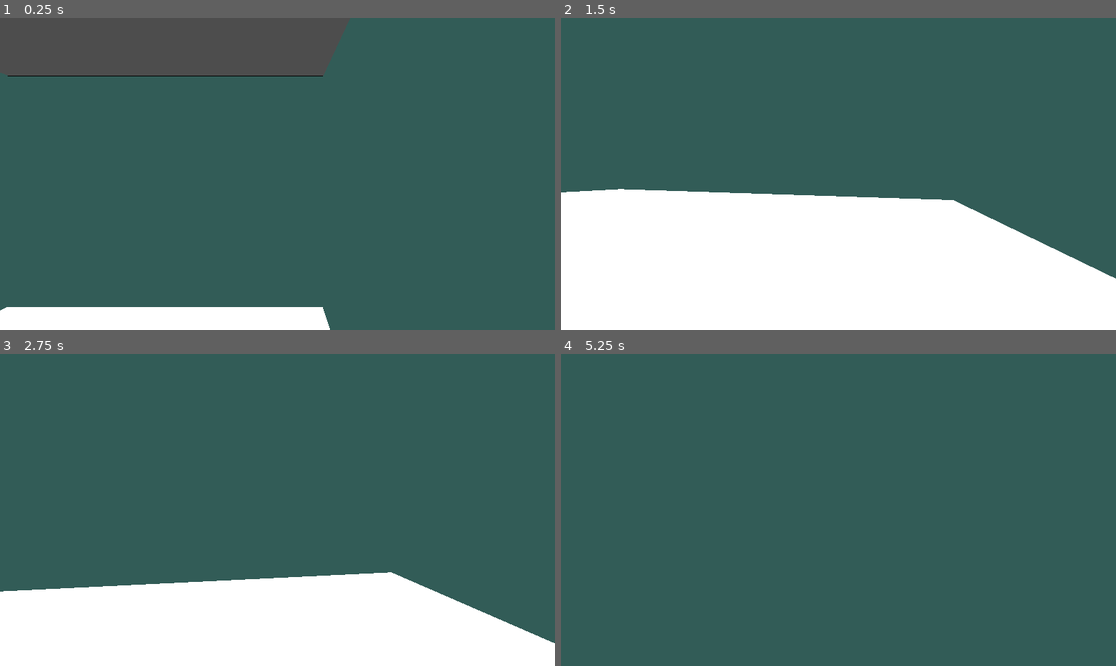
Above: before the commit, frames 1-4 (two rows, left to right).
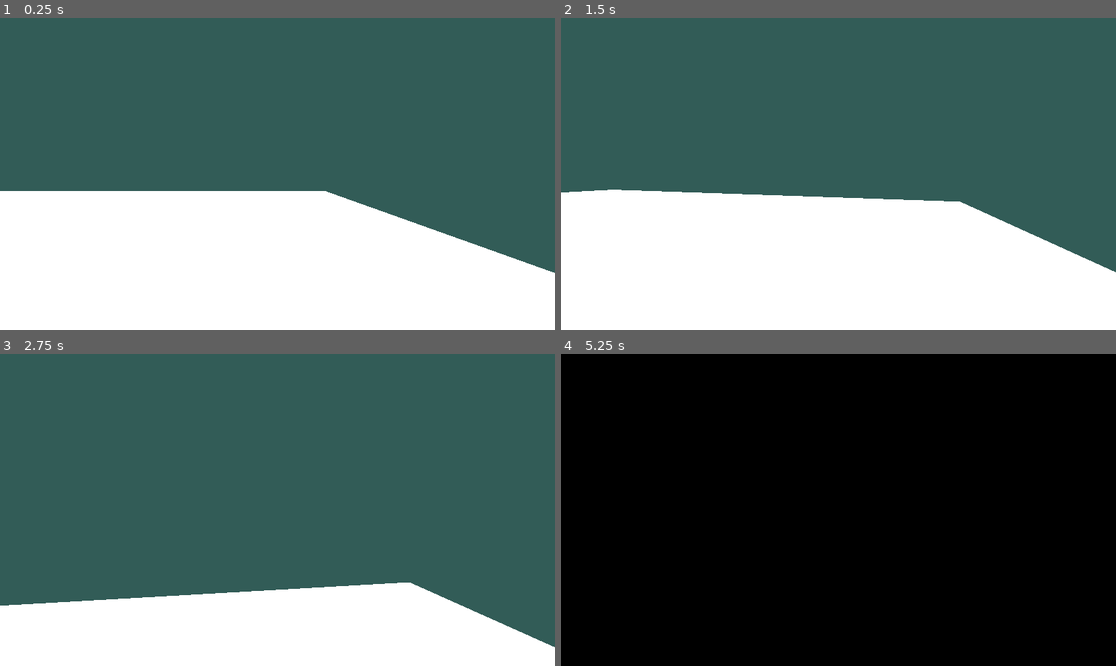
Above: after the commit, the same moments.

Repository: MonkeeyWEB/Godot-Project
Game: Godot game, scene res://node_3d.tscn
Same seed, same stepped clock (60 frames per second), same inputs: the game is played once before the commit and once after it. Sound files missing from this copy of the repository are replaced by a short silence.
Inputs (mouse positions are in pixels of both pictures, inside the frame that each line leads up to):
- Up to frame 1 (0.25 s): no input
- Up to frame 2 (1.5 s): tap Enter (ui_accept) at 0.5, 0.77 s; move the mouse to (866, 174) at 0.52 s; hold W (avancer) from 0.53 s (still down); tap S (reculer) at 0.6, 1.35 s; move the mouse to (810, 174) at 1.27 s
- Up to frame 3 (2.75 s): keep holding W (avancer); tap Enter (ui_accept) at 1.52 s; move the mouse to (288, 503) at 2.02 s; tap S (reculer) at 2.1 s
- Up to frame 4 (5.25 s): keep holding W (avancer); move the mouse to (832, 516) at 2.77 s; tap S (reculer) every 0.75 s from 2.85 to 5.1 s; tap Enter (ui_accept) at 3.02, 3.77, 4.25, 4.52, 5 s; move the mouse to (877, 513) at 3.52 s; move the mouse to (794, 506) at 4.27 s; move the mouse to (844, 510) at 5.02 s

The runs differ from the first frame. In frame 1, 46% of the frame differs, in the area x 0-100%, y 0-100%; in frame 2, 0.6%; in frame 3, 3.2%; in frame 4, 100%.

Commit message:
sons tests

Diff:
--- a/node_3d.tscn
+++ b/node_3d.tscn
@@ -25,7 +25,7 @@
 [node name="Node3D" type="Node3D"]
 
 [node name="Player" parent="." instance=ExtResource("1_rltks")]
-transform = Transform3D(1, 0, 0, 0, 1, 0, 0, 0, 1, 7.00249, 3.99073, 2.80848)
+transform = Transform3D(1, 0, 0, 0, 1, 0, 0, 0, 1, 7.00249, -3.76143, 2.80848)
 
 [node name="base 3D" type="MeshInstance3D" parent="."]
 transform = Transform3D(10, 0, 0, 0, 3, 0, 0, 0, 10, 0, 0, 0)
@@ -85,15 +85,19 @@
 transform = Transform3D(1, 0, 0, 0, 1, 0, 0, 0, 1, -9.97504, 7.14948, -0.311876)
 size = Vector3(0.214722, 14.4202, 20.8408)
 
-[node name="CSGBox3D" type="CSGBox3D" parent="."]
+[node name="audio box" type="CSGBox3D" parent="."]
 transform = Transform3D(0.2, 0, 0, 0, 0.2, 0, 0, 0, 0.2, 0, 0.945488, 0)
 use_collision = true
 script = ExtResource("2_c1g2k")
 
-[node name="AudioStreamPlayer3D" type="AudioStreamPlayer3D" parent="CSGBox3D"]
+[node name="AudioStreamPlayer3D" type="AudioStreamPlayer3D" parent="audio box"]
 transform = Transform3D(5, 0, 0, 0, 5, 0, 0, 0, 5, -0.13444, -0.139036, -0.050539)
 stream = ExtResource("2_twlm6")
-volume_db = 24.286
+unit_size = 1.0
+max_db = 0.1
+autoplay = true
+max_distance = 1.5
+panning_strength = 0.2
 
 [node name="RigidBody3D" type="RigidBody3D" parent="."]
 
@@ -102,4 +106,4 @@
 
 [node name="CollisionShape3D" type="CollisionShape3D" parent="RigidBody3D"]
 
-[connection signal="finished" from="CSGBox3D/AudioStreamPlayer3D" to="CSGBox3D" method="_on_audio_stream_player_3d_finished"]
+[connection signal="finished" from="audio box/AudioStreamPlayer3D" to="audio box" method="_on_audio_stream_player_3d_finished"]
--- a/player.tscn
+++ b/player.tscn
@@ -20,3 +20,4 @@
 max_distance = 73.14
 
 [node name="Camera3D" type="Camera3D" parent="CharacterBody3D"]
+transform = Transform3D(1, 0, 0, 0, 1, 0, 0, 0, 1, 0, 0, -0.446793)
